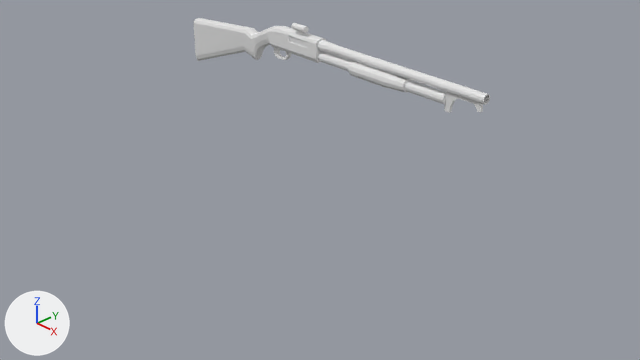
The Blender file blender_unfinished/assets/Shotgun/Shotgun.blend as it was, and as the next commit left it.
Both versions are drawn from the file's camera 'Camera'. The lights are fixed; the arrows at lower left show +X, +Y and +Z.

In view in the first picture: 'Barrel', 'Bayonet Holder', 'Pump', 'Stock', 'Tube'.
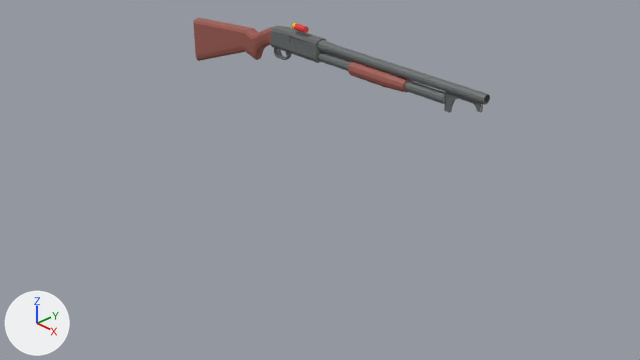
Diff of the bpy script that builds the scene:
```diff
--- a/blender_unfinished/assets/Shotgun/Shotgun.blend.py
+++ b/blender_unfinished/assets/Shotgun/Shotgun.blend.py
@@ mat_metal @@
+mat_metal = principled_material('Metal')
+mat_metal.base_color = (0.138, 0.15, 0.15)  # dark grey #686c6c
@@ mat_wood @@
+mat_wood = principled_material('Wood')
+mat_wood.base_color = (0.35, 0.106, 0.0848)  # brown #a05c52
@@ me_cube_001 @@
 me_cube_001.from_pydata(...)  # 152 vertices, 141 faces; spans x -1.0..4.35, y -1.0..1.0, z -1.0..5.16
 # used by ob_stock; location = (-0.424, 0.0, 1.657); scale = (-0.461, -0.083, -0.142)
+# me_cube_001 part 1: all 55 faces centred in x -1.0..0.61, y -1.0..1.0, z -0.98..1.0 switch from no material to mat_metal (dark grey #686c6c)
+# me_cube_001 part 2: all 86 faces centred in x 0.85..4.33, y -0.98..0.98, z -0.67..3.79 switch from no material to mat_wood (brown #a05c52)
@@ me_cylinder_002 @@
 me_cylinder_002.from_pydata(...)  # 60 vertices, 50 faces; spans x -1.0..1.0, y -1.0..1.0, z -1.0..1.02
+me_cylinder_002.materials.append(mat_wood)  # brown #a05c52
@@ me_cylinder @@
 me_cylinder.from_pydata(...)  # 72 vertices, 62 faces; spans x -1.0..1.0, y -1.0..1.0, z -1.0..13.8
+me_cylinder.materials.append(mat_metal)  # dark grey #686c6c
@@ me_cube @@
 me_cube.from_pydata(...)  # 60 vertices, 58 faces; spans x -1.0..3.34, y -0.18..0.18, z -1.0..1.0
+me_cube.materials.append(mat_metal)  # dark grey #686c6c
@@ me_cylinder_001 @@
 me_cylinder_001.from_pydata(...)  # 36 vertices, 26 faces; spans x -1.0..1.0, y -1.0..1.0, z -1.0..11.93
+me_cylinder_001.materials.append(mat_metal)  # dark grey #686c6c
```

Where the change shows, as pixel boxes [x1, y1, x2, y2] in the pictures (640 x 360 px):
'Barrel', recoloured (white to grey)
    both: [317, 40, 490, 105]
'Pump', recoloured (white to brown)
    both: [348, 61, 412, 92]
'Tube', recoloured (white to grey)
    both: [318, 52, 445, 104]
'Bayonet Holder', recoloured
    both: [444, 92, 483, 113]
part 1 of me_cube_001, recoloured
    both: [271, 26, 326, 63]
part 2 of me_cube_001, recoloured (grey to brown)
    both: [193, 18, 274, 61]
